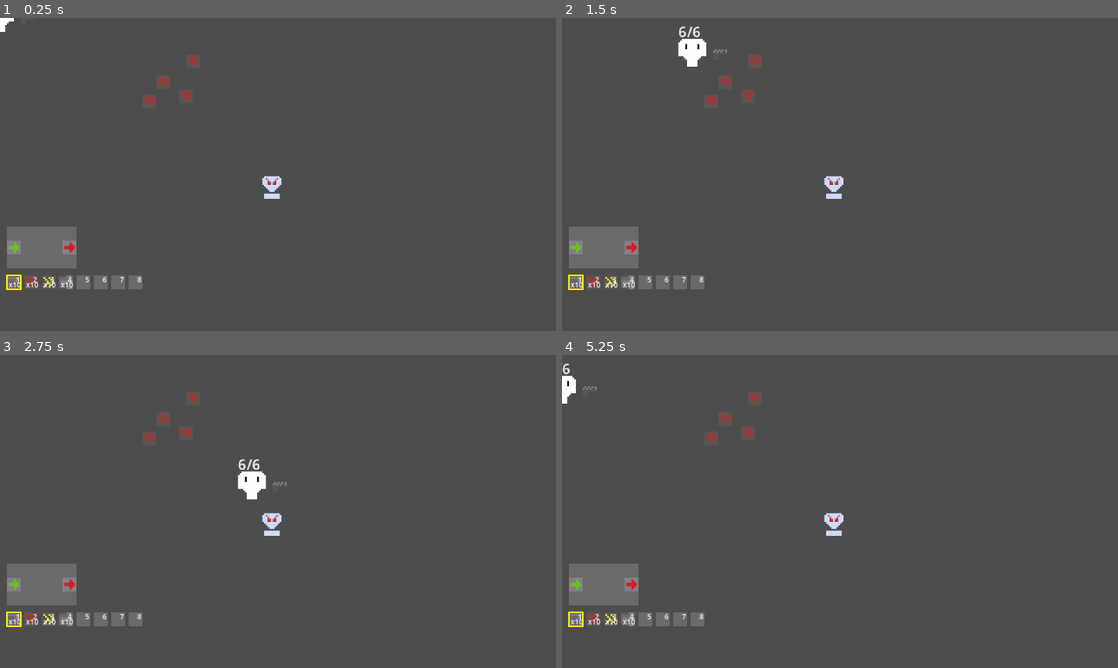
Above: before the commit, frames 1-4 (two rows, left to right).
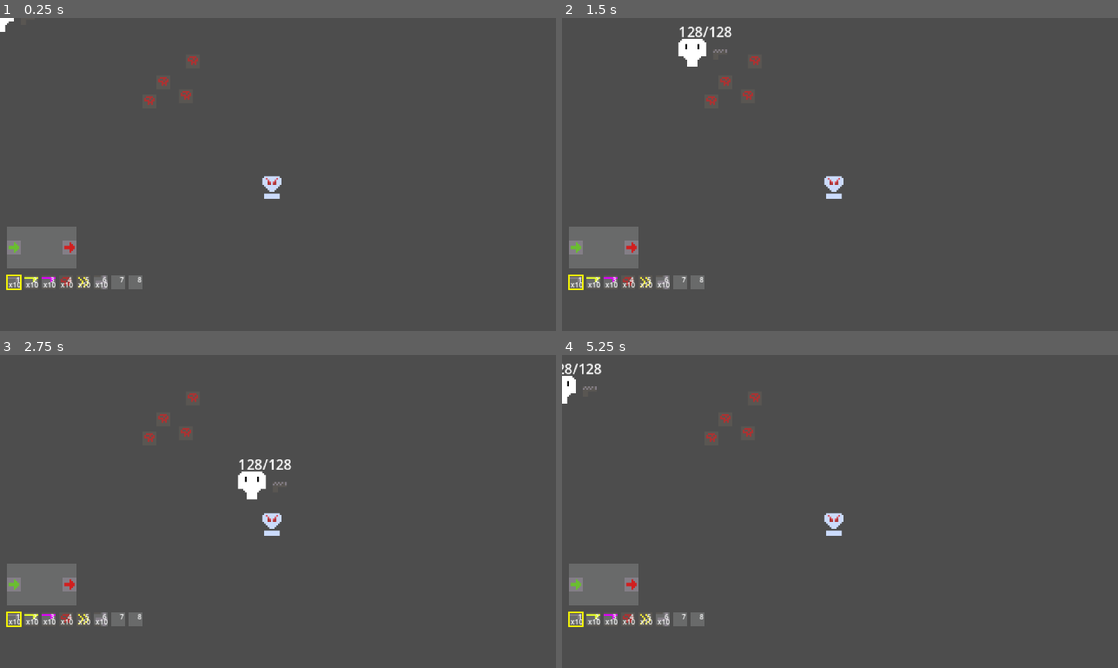
Above: after the commit, the same moments.

Repository: Kimbix/gun-factory-game
Game: Godot game, scene res://main.tscn
The game is run twice, just before and just after one commit, with the same random seed, the same clock (stepped at 60 frames per second) and the same inputs.
Inputs (mouse positions are in pixels of both pictures, inside the frame that each line leads up to):
- Up to frame 1 (0.25 s): no input
- Up to frame 2 (1.5 s): tap Enter at 0.5 s; move the mouse to (962, 158) at 0.52 s; press the mouse at (962, 158) at 0.53 s; hold D (move_right) 0.53-1.28 s; move the mouse to (728, 190) at 1.27 s; release the mouse at (728, 190) at 1.28 s; hold S (move_down) from 1.28 s (still down); tap E (interact) at 1.35 s
- Up to frame 3 (2.75 s): move the mouse to (333, 442) at 2.02 s; release S (move_down) at 2.03 s; hold D (move_right) from 2.03 s (still down); tap 1 at 2.1 s
- Up to frame 4 (5.25 s): move the mouse to (812, 574) at 2.77 s; release D (move_right) at 2.78 s; hold W (move_up) 2.78-3.53 s; tap one key every 0.75 s from 2.85 s: 2 3 4 5; move the mouse to (1006, 558) at 3.52 s; hold A (move_left) 3.53-5.03 s; move the mouse to (673, 464) at 4.27 s; move the mouse to (867, 511) at 5.02 s; hold S (move_down) from 5.03 s (still down)

The runs differ from the first frame. In frame 1, 0.2% of the frame differs, in the area x 4-25%, y 82-87%; in frame 2, 0.4%, in the area x 4-31%, y 2-87%; in frame 3, 0.4%; in frame 4, 0.4%.

Commit message:
Speedy & speedier conveyors: visual interpolation speed multiplier

Diff:
--- /dev/null
+++ b/assets/components/fast_conveyor.tres
@@ -0,0 +1,28 @@
+[gd_resource type="Resource" script_class="ComponentType" format=3]
+
+[ext_resource type="Script" uid="uid://cbwmkgllydyeh" path="res://scripts/factory/component_type.gd" id="1_script"]
+[ext_resource type="Texture2D" path="res://assets/components/spr_speedyConveyor.png" id="2_sprite"]
+[ext_resource type="Script" path="res://scripts/factory/behaviors/express_conveyor_behavior.gd" id="3_behavior"]
+
+[sub_resource type="Resource" id="ExpressBehavior_sub"]
+script = ExtResource("3_behavior")
+interp_speed = 2.0
+
+[resource]
+script = ExtResource("1_script")
+sprite = ExtResource("2_sprite")
+ports = Array[Dictionary]([{
+"face": Vector2i(-1, 0),
+"role": &"in"
+}, {
+"face": Vector2i(0, -1),
+"role": &"in"
+}, {
+"face": Vector2i(0, 1),
+"role": &"in"
+}, {
+"face": Vector2i(1, 0),
+"role": &"out"
+}])
+behavior = SubResource("ExpressBehavior_sub")
+kind = &"fast_conveyor"
--- /dev/null
+++ b/assets/components/turbo_conveyor.tres
@@ -0,0 +1,28 @@
+[gd_resource type="Resource" script_class="ComponentType" format=3]
+
+[ext_resource type="Script" uid="uid://cbwmkgllydyeh" path="res://scripts/factory/component_type.gd" id="1_script"]
+[ext_resource type="Texture2D" path="res://assets/components/spr_speedierConveyor.png" id="2_sprite"]
+[ext_resource type="Script" path="res://scripts/factory/behaviors/express_conveyor_behavior.gd" id="3_behavior"]
+
+[sub_resource type="Resource" id="ExpressBehavior_sub"]
+script = ExtResource("3_behavior")
+interp_speed = 4.0
+
+[resource]
+script = ExtResource("1_script")
+sprite = ExtResource("2_sprite")
+ports = Array[Dictionary]([{
+"face": Vector2i(-1, 0),
+"role": &"in"
+}, {
+"face": Vector2i(0, -1),
+"role": &"in"
+}, {
+"face": Vector2i(0, 1),
+"role": &"in"
+}, {
+"face": Vector2i(1, 0),
+"role": &"out"
+}])
+behavior = SubResource("ExpressBehavior_sub")
+kind = &"turbo_conveyor"
--- a/player.tscn
+++ b/player.tscn
@@ -14,3 +14,4 @@
 position = Vector2(8, 0)
 max_alive_items = 3
 chamber_capacity = 3
+magazine_size = 128
--- /dev/null
+++ b/scripts/factory/behaviors/express_conveyor_behavior.gd
@@ -0,0 +1,29 @@
+class_name ExpressConveyorBehavior
+extends ComponentBehavior
+
+## Multiplier for the item's visual interpolation speed (1.0 = normal).
+@export var interp_speed: float = 2.0
+
+
+func push_phase(comp: Component, grid: Grid, moved: Dictionary) -> bool:
+	if comp.item == null:
+		return false
+	comp.item.stats["interp_speed"] = interp_speed
+	for port in comp.rotated_ports():
+		if port.role != &"out":
+			continue
+		var next_cell: Vector2i = comp.origin + port.face
+		if not grid.has_cell(next_cell):
+			continue
+		var next_comp: Component = grid.component_at(next_cell)
+		if next_comp == null or next_comp.item != null:
+			continue
+		if not next_comp.can_receive_from(comp.origin):
+			continue
+		if moved.has(comp.item):
+			moved.erase(comp.item)
+		next_comp.item = comp.item
+		comp.item = null
+		moved[next_comp.item] = true
+		return true
+	return false
--- a/scripts/factory/grid_viewer.gd
+++ b/scripts/factory/grid_viewer.gd
@@ -130,7 +130,9 @@
 func _draw_item(comp: Component, t: float) -> void:
 	var from := Vector2(comp.item.from_cell)
 	var to := Vector2(comp.origin)
-	var visual_pos := from.lerp(to, t) * Grid.CELL_SIZE
+	var speed: float = comp.item.stats.get("interp_speed", 1.0)
+	var clamped_t := clampf(t * speed, 0.0, 1.0)
+	var visual_pos := from.lerp(to, clamped_t) * Grid.CELL_SIZE
 	var center := visual_pos + Vector2.ONE * (Grid.CELL_SIZE / 2.0)
 	var half := Vector2.ONE * 2.0
 	draw_rect(Rect2(center - half, half * 2.0), Color.YELLOW, true)
--- a/scripts/player/player.gd
+++ b/scripts/player/player.gd
@@ -9,6 +9,8 @@
 
 const STARTING_ITEMS := {
 	"res://assets/components/conveyor.tres": 10,
+	"res://assets/components/fast_conveyor.tres": 10,
+	"res://assets/components/turbo_conveyor.tres": 10,
 	"res://assets/components/damage_processor.tres": 10,
 	"res://assets/components/speed_processor.tres": 10,
 	"res://assets/components/splitter.tres": 10,
Binary file added: assets/components/spr_speedierConveyor.png
Not shown, added: assets/components/spr_speedierConveyor.png.import
Binary file added: assets/components/spr_speedyConveyor.png
Not shown, added: assets/components/spr_speedyConveyor.png.import
Not shown, added: scripts/factory/behaviors/express_conveyor_behavior.gd.uid
